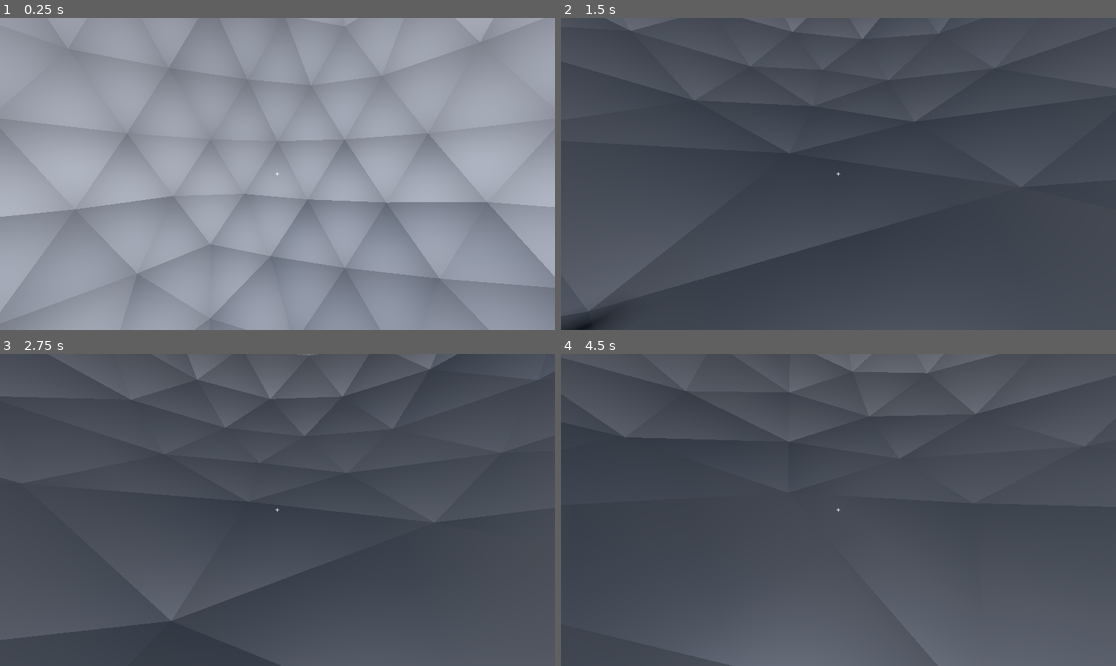
Above: before the commit, frames 1-4 (two rows, left to right).
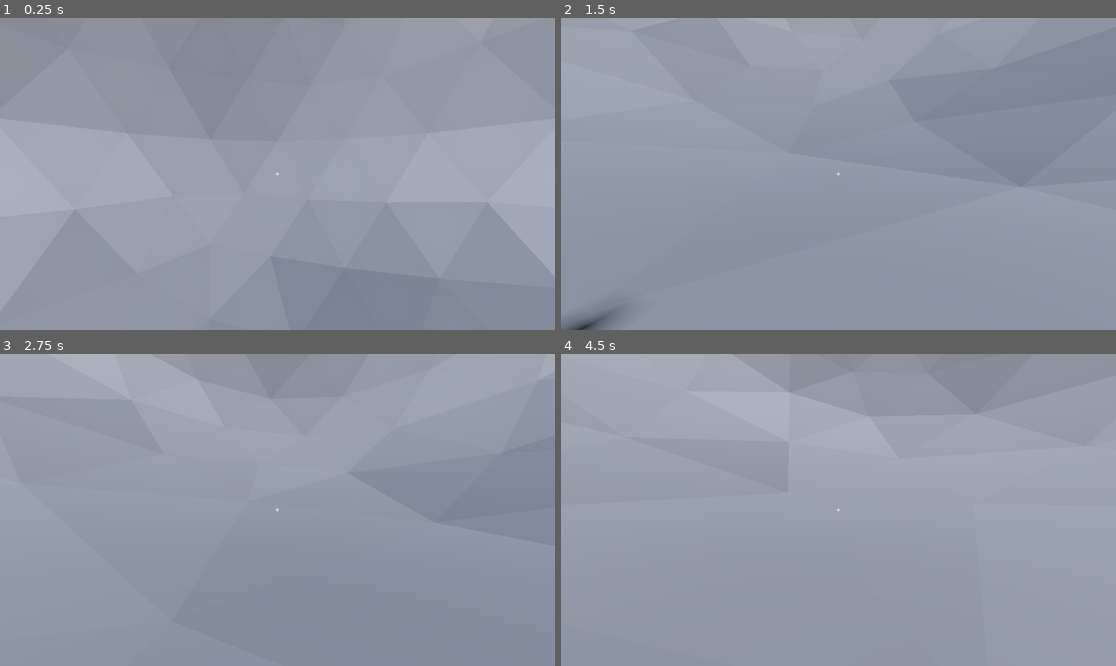
Above: after the commit, the same moments.

Repository: pudgypoultry/gmtk2025
Game: Godot game, scene res://Scenes/world.tscn
The game is run twice, just before and just after one commit, with the same random seed, the same clock (stepped at 60 frames per second) and the same inputs. This scene is started directly instead of the project's main scene.
Inputs (mouse positions are in pixels of both pictures, inside the frame that each line leads up to):
- Up to frame 1 (0.25 s): no input
- Up to frame 2 (1.5 s): move the mouse to (866, 174) at 0.52 s; hold 1 (Toggle Pillar L1) 0.53-1.28 s; hold W (MoveForward) from 0.53 s (still down); click (866, 174) at 0.67 s; tap Space (Jump) at 0.77 s; tap 2 (Toggle Pillar L2) at 0.8, 1.35 s; move the mouse to (810, 174) at 1.27 s
- Up to frame 3 (2.75 s): keep holding W (MoveForward); tap Space (Jump) at 1.52 s; tap 3 (Toggle Pillar L3) at 1.55 s; move the mouse to (288, 503) at 2.02 s; hold 3 (Toggle Pillar L3) from 2.03 s (still down); tap 4 (Toggle Pillar L4) at 2.3 s
- Up to frame 4 (4.5 s): keep holding W (MoveForward); move the mouse to (832, 516) at 2.77 s; release 3 (Toggle Pillar L3) at 2.78 s; tap 4 (Toggle Pillar L4) at 2.85 s; click (832, 516) at 2.92 s; tap Space (Jump) at 3.02, 3.77 s; tap 1 (Toggle Pillar L1) at 3.05 s; move the mouse to (877, 513) at 3.52 s; hold 2 (Toggle Pillar L2) 3.53-4.28 s; right-click (877, 513) at 3.6 s; move the mouse to (794, 506) at 4.27 s; tap Shift (Run) at 4.35 s

The runs differ from the first frame. In frame 1, 3.8% of the frame differs, in the area x 0-100%, y 0-100%; in frame 2, 100%; in frame 3, 100%; in frame 4, 100%.

Commit message:
Added recursive functions for pillar control

Diff:
--- a/Scenes/ico_shell.tscn
+++ b/Scenes/ico_shell.tscn
@@ -1,13 +1,7 @@
-[gd_scene load_steps=3 format=3 uid="uid://drclv0roa88dj"]
+[gd_scene load_steps=2 format=3 uid="uid://drclv0roa88dj"]
 
 [ext_resource type="PackedScene" uid="uid://chqsiuqptnvwl" path="res://Assets/Icosphere_shell.glb" id="1_pfmqq"]
-[ext_resource type="Material" uid="uid://vx5hs2bek5e4" path="res://Materials/room_material_01.tres" id="2_k2tgw"]
 
 [node name="Ico_Shell" type="Node3D"]
 
 [node name="Icosphere_shell" parent="." instance=ExtResource("1_pfmqq")]
-
-[node name="ico-shell" parent="Icosphere_shell" index="0"]
-surface_material_override/0 = ExtResource("2_k2tgw")
-
-[editable path="Icosphere_shell"]
--- a/Scenes/pillar_control.gd
+++ b/Scenes/pillar_control.gd
@@ -1,28 +1,34 @@
 extends Node3D
-
 
 @export var player_node:Node3D
 @export var pillar_set_L1:IcoPillarMover
 @export var pillar_set_L2:IcoPillarMover
 @export var pillar_set_L3:IcoPillarMover
 @export var pillar_set_L4:IcoPillarMover
+@export var shell_node:Node3D
+@export var shell_detection_ray:RayCast3D
 
-
-# Called when the node enters the scene tree for the first time.
-func _ready() -> void:
-	pass # Replace with function body.
-
-
-# Called every frame. 'delta' is the elapsed time since the previous frame.
 func _input(event) -> void:
 	if event.is_action_pressed("Toggle Pillar L1"):
-		pillar_set_L1.MoveRadially(FindNearestPillar(pillar_set_L1))
+		#var obj:Node3D = await FindTargetPillar(shell_detection_ray, 1)
+		var obj:Node3D = FindNearestPillar(pillar_set_L1)
+		if obj:
+			pillar_set_L1.MoveRadially(obj)
 	elif event.is_action_pressed("Toggle Pillar L2"):
-		pillar_set_L2.MoveRadially(FindNearestPillar(pillar_set_L2))
+		#var obj:Node3D = await FindTargetPillar(shell_detection_ray, 2)
+		var obj:Node3D = FindNearestPillar(pillar_set_L2)
+		if obj:
+			pillar_set_L2.MoveRadially(obj)
 	elif event.is_action_pressed("Toggle Pillar L3"):
-		pillar_set_L3.MoveRadially(FindNearestPillar(pillar_set_L3))
+		#var obj:Node3D = await FindTargetPillar(shell_detection_ray, 3)
+		var obj:Node3D = FindNearestPillar(pillar_set_L3)
+		if obj:
+			pillar_set_L3.MoveRadially(obj)
 	elif event.is_action_pressed("Toggle Pillar L4"):
-		pillar_set_L4.MoveRadially(FindNearestPillar(pillar_set_L4))
+		#var obj:Node3D = await FindTargetPillar(shell_detection_ray, 4)
+		var obj:Node3D = FindNearestPillar(pillar_set_L4)
+		if obj:
+			pillar_set_L4.MoveRadially(obj)
 
 func FindNearestPillar(pillar_set) -> Node3D:
 	var min_pos:float = 10000000
@@ -34,3 +40,76 @@
 			target = pillar
 	print("found target: " + target.name)
 	return target
+
+# uses input RayCast3D to find the wall of the shell,
+# then uses the normal of the wall to find the pillar of the given set number
+func FindTargetPillar(ray:RayCast3D, set_number:int) -> Node3D:
+	# https://forum.godotengine.org/t/possible-to-detect-multiple-collisions-with-raycast2d/27326
+	var shell_normal:Vector3
+	# look for the shell in raycast
+	var all_collisions = []
+	while ray.is_colliding():
+		var obj = ray.get_collider()
+		# check if shell has been found
+		print("Raycast Shell Find: " + obj.get_parent().name)
+		if obj.get_parent().name == shell_node.get_child(0).get_child(0).name:
+			# get the normal direction on shell
+			shell_normal = ray.get_collision_normal()
+			break
+		# continue with search
+		all_collisions.append(obj)
+		ray.add_exception(obj)
+		ray.force_raycast_update()
+
+	# clear exceptions
+	for obj in all_collisions:
+		ray.remove_exception( obj )
+
+	# look for column meshes with a ray from origin in -normal direction
+	if shell_normal:
+		var excluded_meshes = []
+		if set_number == 1:
+			excluded_meshes = find_all(pillar_set_L2, StaticBody3D)
+			excluded_meshes.append_array(find_all(pillar_set_L3, StaticBody3D))
+			excluded_meshes.append_array(find_all(pillar_set_L4, StaticBody3D))
+		if set_number == 2:
+			excluded_meshes = find_all(pillar_set_L1, StaticBody3D)
+			excluded_meshes.append_array(find_all(pillar_set_L3, StaticBody3D))
+			excluded_meshes.append_array(find_all(pillar_set_L4, StaticBody3D))
+		if set_number == 3:
+			excluded_meshes = find_all(pillar_set_L1, StaticBody3D)
+			excluded_meshes.append_array(find_all(pillar_set_L2, StaticBody3D))
+			excluded_meshes.append_array(find_all(pillar_set_L4, StaticBody3D))
+		if set_number == 4:
+			excluded_meshes = find_all(pillar_set_L1, StaticBody3D)
+			excluded_meshes.append_array(find_all(pillar_set_L2, StaticBody3D))
+			excluded_meshes.append_array(find_all(pillar_set_L3, StaticBody3D))
+
+		#excluded_meshes.append_array(find_all(player_node, StaticBody3D))
+		excluded_meshes.append_array(find_all(shell_node, StaticBody3D))
+
+		print("Excluded Meshes: ", excluded_meshes.size())
+		# check the physics process directly for the temporary raycast
+		var space_state = get_world_3d().direct_space_state
+		# check from the origin in the direction of -shell_normal
+		var query = PhysicsRayQueryParameters3D.create(Vector3.ZERO, -shell_normal * 100)
+		# skip all the meshes we are not looking for
+		#await get_tree().create_timer(10).timeout
+		query.exclude = excluded_meshes
+		# activate the ray cast
+		var result = space_state.intersect_ray(query)
+		if result:
+			print("Found Pillar: " + result.collider.get_parent().name)
+			# return pillar matching set
+			return result.collider.get_parent()
+	return null
+
+# https://www.reddit.com/r/godot/comments/16kkpo2/finding_child_node_by_type/
+func find_all(parent, type, node_array:Array[Node]=[]) -> Array[Node]:
+	for child in parent.get_children():
+		if is_instance_of(child, type):
+			node_array.append(child)
+		var grandchildern:Array = find_all(child, type)
+		if grandchildern.size() > 0:
+			node_array.append_array(grandchildern)
+	return node_array
--- a/Scenes/world.tscn
+++ b/Scenes/world.tscn
@@ -22,13 +22,15 @@
 background_color = Color(0.427493, 0.427493, 0.427493, 1)
 sky = SubResource("Sky_k7acu")
 
-[node name="World" type="Node3D" node_paths=PackedStringArray("player_node", "pillar_set_L1", "pillar_set_L2", "pillar_set_L3", "pillar_set_L4")]
+[node name="World" type="Node3D" node_paths=PackedStringArray("player_node", "pillar_set_L1", "pillar_set_L2", "pillar_set_L3", "pillar_set_L4", "shell_node", "shell_detection_ray")]
 script = ExtResource("1_o06y3")
 player_node = NodePath("CharacterBody3D")
 pillar_set_L1 = NodePath("Ico_Layer_01")
 pillar_set_L2 = NodePath("Ico_Layer_02")
 pillar_set_L3 = NodePath("Ico_Layer_03")
 pillar_set_L4 = NodePath("Ico_Layer_04")
+shell_node = NodePath("Ico_Shell")
+shell_detection_ray = NodePath("CharacterBody3D/RayCast3D")
 
 [node name="Ico_Layer_01" parent="." instance=ExtResource("3_k7acu")]
 
@@ -44,6 +46,11 @@
 speed = 400.0
 runSpeed = 600.0
 
+[node name="RayCast3D" type="RayCast3D" parent="CharacterBody3D"]
+transform = Transform3D(1, 0, 0, 0, 1, 0, 0, 0, 1, 0, 0.598501, -0.969988)
+target_position = Vector3(0, 0, -50)
+collision_mask = 63488
+
 [node name="OmniLight3D" type="OmniLight3D" parent="."]
 light_color = Color(0.808639, 0.819342, 0.872209, 1)
 light_energy = 250.0
--- a/project.godot
+++ b/project.godot
@@ -82,6 +82,14 @@
 ]
 }
 
+[layer_names]
+
+3d_physics/layer_12="Shell"
+3d_physics/layer_13="Pillars1"
+3d_physics/layer_14="Pillars2"
+3d_physics/layer_15="Pillars3"
+3d_physics/layer_16="Pillars4"
+
 [physics]
 
 3d/physics_engine="Jolt Physics"
